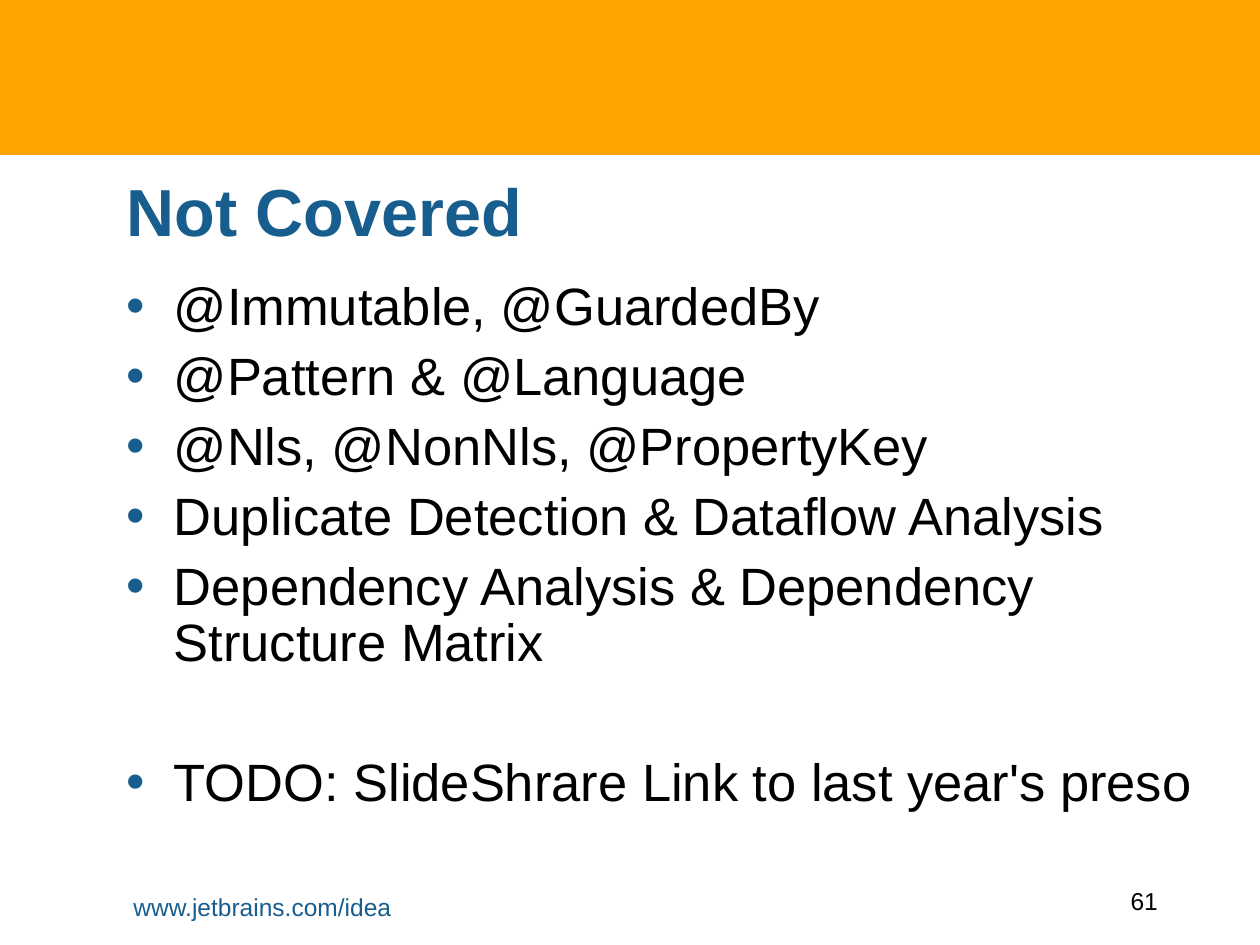
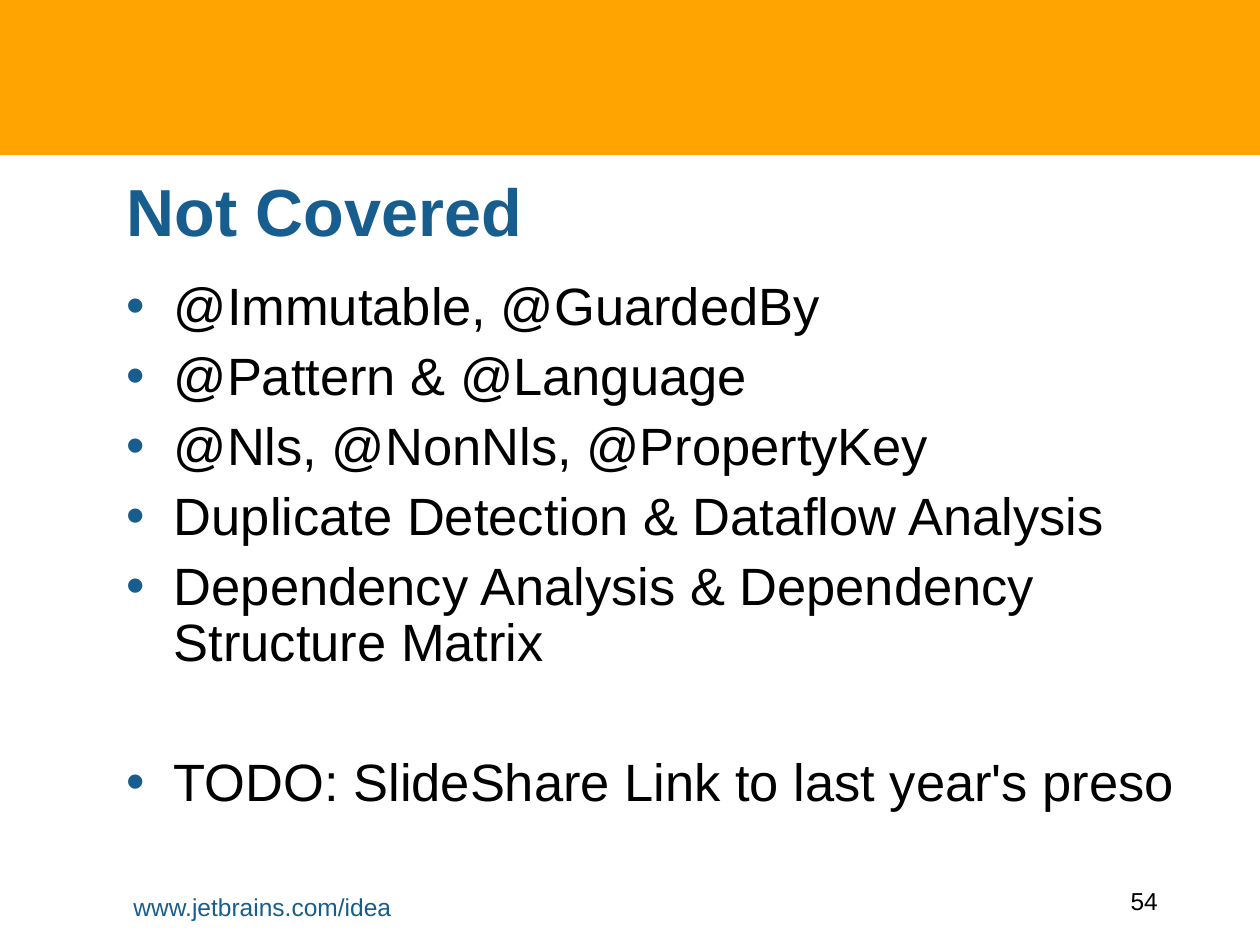
Before and after one commit to HamletDRC/presentations, a slide deck: slide 54 of staticanalysis/StaticAnalysisAndASTTransforms.odp (slide 61 before the commit). Drawn at 1260x945 pixels with LibreOffice and Linux fonts; fonts in the diff are those of the drawing; background and template pictures are left out. Boxes give left, top, right and bottom in pixels: in the first picture for what was removed or moved away, otherwise in the second. Text is boxed around its words. In the diff, an @@ line names an element or a change of style, - is before the commit and + after.

Commit message:
final changes to preso

```diff
--- a/staticanalysis/StaticAnalysisAndASTTransforms.odp
+++ b/staticanalysis/StaticAnalysisAndASTTransforms.odp
@@ text at (174,763,1174,812): text changed @@
-• TODO: SlideShrare Link to last year's preso
+• TODO: SlideShare Link to last year's preso
@@ page number at (1131,893,1158,911): text changed @@
-61
+54
```
Also in this commit, not shown: 6 other slides changed, 2 slides added, 9 slides removed.
